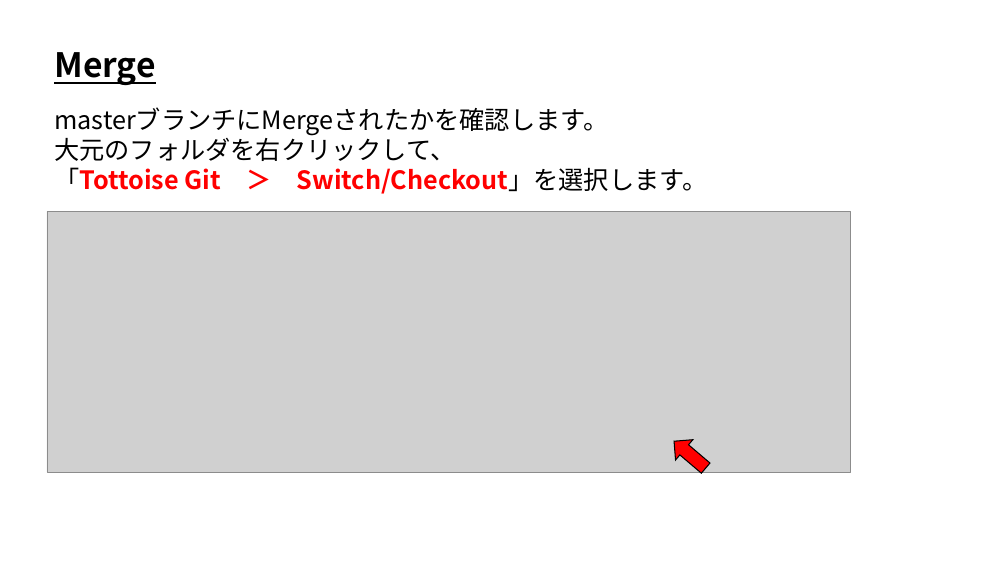
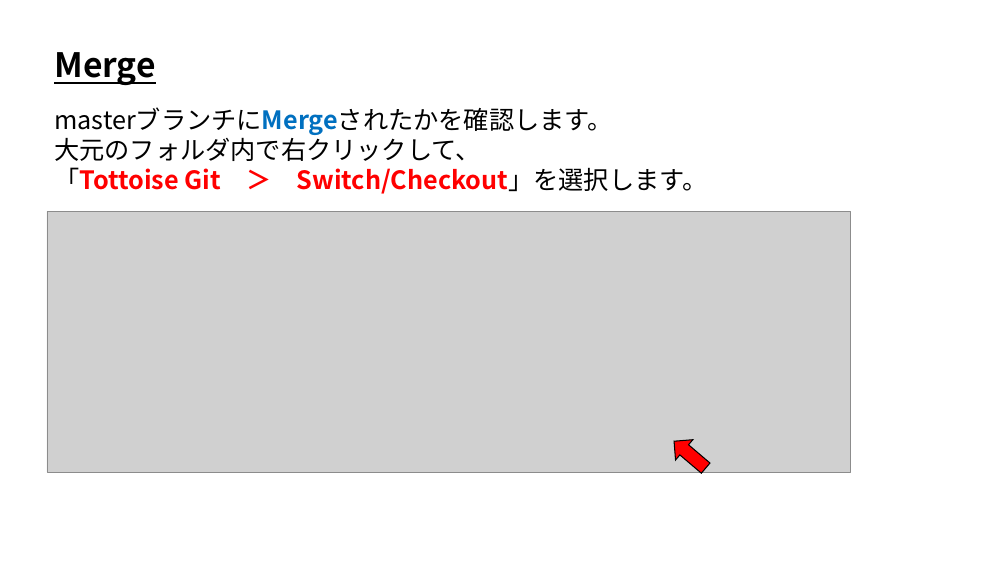
Before and after one commit to ArakiYusuke-Ohara/Textbook, a slide deck: slide 13 of ゲーム科2年/00_前期/ゲームエンジンⅢ/バージョン管理/11_プルリクエストとMerge.pptx. Drawn at 1008x567 pixels with LibreOffice and Linux fonts; fonts in the diff are those of the drawing; grey boxes stand for pictures. Boxes give left, top, right and bottom in pixels: in the first picture for what was removed or moved away, otherwise in the second. Text is boxed around its words. In the diff, an @@ line names an element or a change of style, - is before the commit and + after.

```diff
--- a/ゲーム科2年/00_前期/ゲームエンジンⅢ/バージョン管理/11_プルリクエストとMerge.pptx
+++ b/ゲーム科2年/00_前期/ゲームエンジンⅢ/バージョン管理/11_プルリクエストとMerge.pptx
@@ text at box(54, 107, 612, 135): text colour #000000 to #0070C0, bold on in "masterブランチにMergeされたかを確認します。" @@
@@ text at box(54, 133, 480, 161): text changed @@
-大元のフォルダを右クリックして、
+大元のフォルダ内で右クリックして、
```
Also in this commit, not shown: 2 other slides changed, 7 other files.
